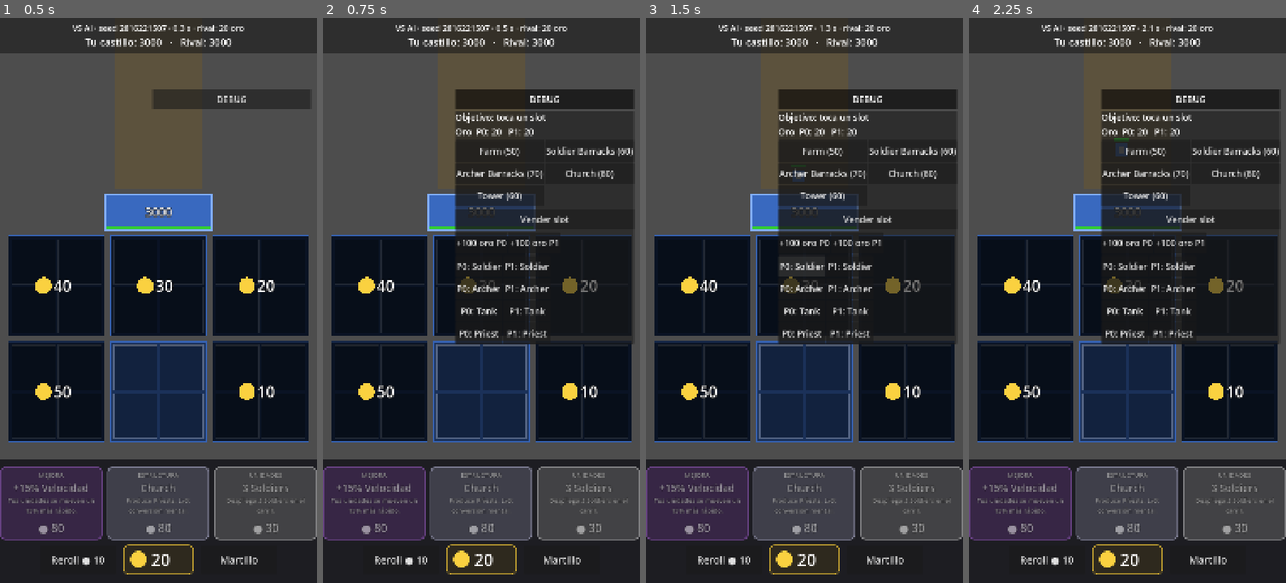
Above: before the commit, frames 1-4 (left to right).
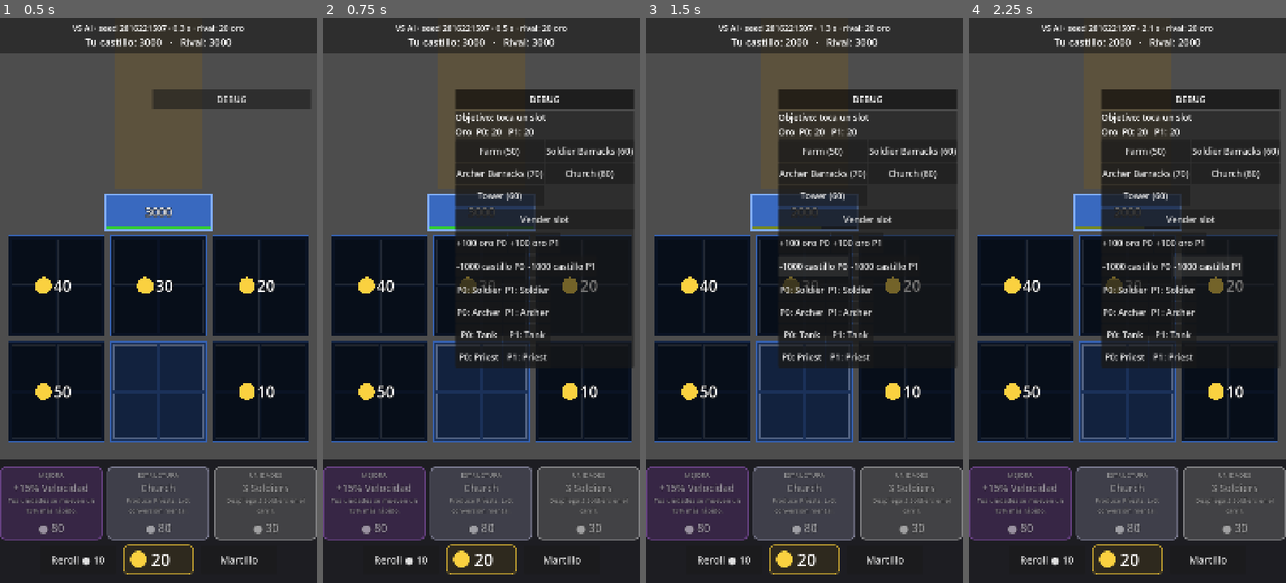
Above: after the commit, the same moments.

Repository: Edwardvee/IWTCN
Game: Godot game, scene res://scenes/Main.tscn
Two runs of this game, one before a commit and one after it. Both use one fixed random seed, a clock stepped at 60 frames per second and the inputs below.
Inputs (mouse positions are in pixels of both pictures, inside the frame that each line leads up to):
- Up to frame 1 (0.5 s): no input
- Up to frame 2 (0.75 s): click "DEBUG" at 0.5 s
- Up to frame 3 (1.5 s): click (814, 266) at 1.25 s, where only the run after the commit has a clickable "-1000 castillo P0"
- Up to frame 4 (2.25 s): click (1206, 266) at 2 s, where only the run after the commit has a clickable "-1000 castillo P1"

Frame 1 is identical in both runs. In frame 2, 2.2% of the frame differs, in the area x 42-98%, y 43-62%; in frame 3, 2.4%; in frame 4, 2.5%, in the area x 33-98%, y 3-62%.

Commit message:
Fase 12: Terminada
Victoria/derrota/empate por castillo destruido, congelado de partida, pantalla final y reinicio.

Co-Authored-By: Claude Opus 5.5 <noreply@anthropic.com>

Diff:
--- a/autoload/GameManager.gd
+++ b/autoload/GameManager.gd
@@ -43,6 +43,7 @@
 	if match_phase != MatchTypes.MatchPhase.RUNNING:
 		return
 	match_phase = MatchTypes.MatchPhase.ENDED
+	match_state.winner_player_id = winner_player_id
 	set_physics_process(false)
 	EventBus.partida_terminada.emit(winner_player_id)
 
--- a/scenes/Main.tscn
+++ b/scenes/Main.tscn
@@ -14,6 +14,7 @@
 [ext_resource type="Script" path="res://ui/ShopPanel.gd" id="12_shop"]
 [ext_resource type="Script" path="res://systems/draft/DraftManager.gd" id="13_draft"]
 [ext_resource type="Script" path="res://ui/BuffListLabel.gd" id="14_buffs"]
+[ext_resource type="Script" path="res://ui/GameOverPanel.gd" id="15_game_over"]
 
 [sub_resource type="StyleBoxFlat" id="StyleBoxFlat_bar"]
 bg_color = Color(0.1, 0.1, 0.12, 0.92)
@@ -263,3 +264,12 @@
 size_flags_vertical = 4
 theme_override_font_sizes/font_size = 34
 text = "Martillo"
+
+[node name="GameOverPanel" type="PanelContainer" parent="UI/HUD"]
+layout_mode = 1
+anchors_preset = 15
+anchor_right = 1.0
+anchor_bottom = 1.0
+grow_horizontal = 2
+grow_vertical = 2
+script = ExtResource("15_game_over")
--- a/systems/combat/LaneManager.gd
+++ b/systems/combat/LaneManager.gd
@@ -104,6 +104,7 @@
 	_resolve_conversions()
 	_process_deaths()
 	_update_dying(delta)
+	_check_castles()
 
 
 # --- Aparición -------------------------------------------------------------
@@ -206,6 +207,19 @@
 	_pending_hits.append(PendingHit.new(attacker.unit_id, 0, amount, castle_owner))
 
 
+## Condición de victoria: destruir el castillo rival. Si ambos caen en el
+## mismo tick, empate. La decide la autoridad y la comunica GameManager.
+func _check_castles() -> void:
+	var destroyed: Array[int] = []
+	for player_id: int in MatchTypes.PLAYER_COUNT:
+		if not is_castle_alive(player_id):
+			destroyed.append(player_id)
+	if destroyed.size() == MatchTypes.PLAYER_COUNT:
+		GameManager.end_match(MatchTypes.NO_PLAYER)
+	elif destroyed.size() == 1:
+		GameManager.end_match(MatchTypes.opponent_of(destroyed[0]))
+
+
 ## Aplica daño al castillo (sin bajar de 0). Devuelve el daño aplicado.
 func damage_castle(castle_owner: int, amount: float) -> float:
 	var player_state: PlayerState = GameManager.get_player_state(castle_owner)
--- /dev/null
+++ b/systems/commands/DebugDamageCastleCommand.gd
@@ -0,0 +1,29 @@
+class_name DebugDamageCastleCommand
+extends GameCommand
+## Solo panel debug: daña el castillo de `player_id` para probar victoria/derrota.
+## La comprobación de fin de partida ocurre en el siguiente tick del carril.
+
+var amount: float = 0.0
+
+
+func _init(p_player_id: int, p_amount: float) -> void:
+	player_id = p_player_id
+	amount = p_amount
+	source = GameCommand.Source.DEBUG
+
+
+func get_type() -> StringName:
+	return &"debug_damage_castle"
+
+
+func validate(processor: CommandProcessor) -> String:
+	if source != GameCommand.Source.DEBUG:
+		return "Comando exclusivo de debug"
+	if processor.get_lane() == null:
+		return "Carril no encontrado"
+	return "" if amount > 0.0 else "Cantidad inválida"
+
+
+func apply(processor: CommandProcessor) -> bool:
+	processor.get_lane().damage_castle(player_id, amount)
+	return true
--- a/systems/match/MatchState.gd
+++ b/systems/match/MatchState.gd
@@ -12,6 +12,8 @@
 var next_entity_id: int = 1
 ## Única fuente de azar de la partida (tienda, combate, IA).
 var random: MatchRandom
+## Ganador al terminar (MatchTypes.NO_PLAYER = empate o partida en curso).
+var winner_player_id: int = MatchTypes.NO_PLAYER
 
 
 func _init(p_match_id: int, p_match_seed: int, player_count: int, rules: GameRules) -> void:
@@ -43,6 +45,7 @@
 		"match_seed": match_seed,
 		"match_time": match_time,
 		"next_entity_id": next_entity_id,
+		"winner_player_id": winner_player_id,
 		"random": random.to_dict(),
 		"players": player_dicts,
 	}
--- a/tests/TestRunner.gd
+++ b/tests/TestRunner.gd
@@ -14,6 +14,7 @@
 	"res://tests/suites/TestShop.gd",
 	"res://tests/suites/TestBuffs.gd",
 	"res://tests/suites/TestConversion.gd",
+	"res://tests/suites/TestWinLoss.gd",
 ]
 
 
--- a/tests/suites/TestLane.gd
+++ b/tests/suites/TestLane.gd
@@ -86,13 +86,12 @@
 	assert_eq(fmod(3000.0 - _castle_hp(1), 42.0), 0.0, "daño en múltiplos de 42")
 
 
-func test_castle_never_below_zero_and_stops_being_target() -> void:
+func test_castle_never_below_zero() -> void:
 	lane.damage_castle(1, 2990.0)
-	var ally: UnitBase = _spawn(soldier, 0, 920.0)
+	_spawn(soldier, 0, 920.0)
 	_run(3.0)
 	assert_eq(_castle_hp(1), 0.0, "vida mínima 0")
 	assert_false(lane.is_castle_alive(1), "castillo destruido")
-	assert_eq(ally.get_state_name(), UnitBase.STATE_ADVANCE, "sin objetivo tras destruirlo")
 	assert_eq(lane.damage_castle(1, 50.0), 0.0, "un castillo destruido no recibe más daño")
 
 
--- /dev/null
+++ b/tests/suites/TestWinLoss.gd
@@ -0,0 +1,96 @@
+extends TestSuite
+## Fase 12: castillo destruido = fin de partida (victoria / derrota / empate).
+
+const STEP: float = 1.0 / 60.0
+
+var processor: CommandProcessor = null
+var lane: LaneManager = null
+var soldier: UnitData = null
+var results: Array[int] = []
+
+
+func before_each() -> void:
+	if processor == null:
+		processor = CommandProcessor.new()
+		lane = LaneManager.new()
+		get_root().add_child(processor)
+		get_root().add_child(lane)
+		processor.register_lane(lane)
+		soldier = GameManager.database.get_unit(&"soldier")
+		EventBus.partida_terminada.connect(_on_partida_terminada)
+	GameManager.register_command_processor(processor)
+	GameManager.start_match(MatchTypes.GameMode.VS_AI, 1212)
+	results.clear()
+
+
+func after_all() -> void:
+	EventBus.partida_terminada.disconnect(_on_partida_terminada)
+	GameManager.register_command_processor(null)
+	lane.clear_units()
+	processor.queue_free()
+	lane.queue_free()
+
+
+func _on_partida_terminada(ganador_player_id: int) -> void:
+	results.append(ganador_player_id)
+
+
+func _run(seconds: float) -> void:
+	for _step: int in roundi(seconds / STEP):
+		lane.simulate_step(STEP)
+
+
+func test_destroying_enemy_castle_is_victory() -> void:
+	lane.damage_castle(1, 2960.0)
+	lane.spawn_unit(soldier, 0, Vector2(540.0, 960.0))
+	_run(3.0)
+	assert_false(GameManager.is_match_running(), "partida terminada")
+	assert_eq(GameManager.match_state.winner_player_id, 0, "gana el player 0")
+	assert_eq(results, [0] as Array[int], "partida_terminada(0) una sola vez")
+
+
+func test_losing_own_castle_is_defeat() -> void:
+	lane.damage_castle(0, 2960.0)
+	lane.spawn_unit(soldier, 1, Vector2(540.0, 2240.0))
+	_run(3.0)
+	assert_eq(GameManager.match_state.winner_player_id, 1, "gana el rival")
+	assert_eq(results, [1] as Array[int], "derrota del player 0")
+
+
+func test_both_castles_same_tick_is_draw() -> void:
+	lane.damage_castle(0, 3000.0)
+	lane.damage_castle(1, 3000.0)
+	lane.simulate_step(STEP)
+	assert_eq(results, [MatchTypes.NO_PLAYER] as Array[int], "empate")
+
+
+func test_debug_command_destroys_castle() -> void:
+	for _i: int in 3:
+		GameManager.submit_command(DebugDamageCastleCommand.new(1, 1000.0))
+	lane.simulate_step(STEP)
+	assert_eq(results, [0] as Array[int], "3 × 1000 → victoria")
+
+
+func test_everything_freezes_after_end() -> void:
+	var ally: UnitBase = lane.spawn_unit(soldier, 0, Vector2(540.0, 2000.0))
+	lane.damage_castle(1, 3000.0)
+	lane.simulate_step(STEP)
+	var y_at_end: float = ally.global_position.y
+	var gold_at_end: int = EconomyManager.get_gold(0)
+	_run(5.0)
+	EconomyManager.simulate_step(5.0)
+	assert_eq(ally.global_position.y, y_at_end, "las unidades no se mueven")
+	assert_eq(EconomyManager.get_gold(0), gold_at_end, "sin ingresos")
+	assert_false(GameManager.submit_command(DebugSpawnUnitCommand.new(0, &"soldier", 1)), "comandos rechazados")
+	GameManager.end_match(1)
+	assert_eq(results, [0] as Array[int], "el resultado no cambia después")
+
+
+func test_result_in_snapshot_and_restart() -> void:
+	lane.damage_castle(1, 3000.0)
+	lane.simulate_step(STEP)
+	assert_eq(GameManager.match_state.to_dict()["winner_player_id"], 0, "ganador en el snapshot")
+	GameManager.start_match(MatchTypes.GameMode.VS_AI, 1213)
+	assert_true(GameManager.is_match_running(), "nueva partida en curso")
+	assert_eq(GameManager.match_state.winner_player_id, MatchTypes.NO_PLAYER, "sin ganador")
+	assert_true(lane.is_castle_alive(1), "castillos restaurados")
--- a/ui/DebugPanel.gd
+++ b/ui/DebugPanel.gd
@@ -4,6 +4,7 @@
 ## grids. Solo existe en builds de depuración.
 
 const GOLD_GRANT: int = 100
+const CASTLE_DAMAGE: int = 1000
 const FONT_SIZE: int = 30
 
 var _target_player_id: int = MatchTypes.NO_PLAYER
@@ -63,6 +64,13 @@
 		gold_button.pressed.connect(_on_add_gold_pressed.bind(player_id))
 		gold_row.add_child(gold_button)
 
+	var castle_row: HBoxContainer = HBoxContainer.new()
+	content.add_child(castle_row)
+	for player_id: int in MatchTypes.PLAYER_COUNT:
+		var castle_button: Button = _make_button("-%d castillo P%d" % [CASTLE_DAMAGE, player_id])
+		castle_button.pressed.connect(_on_damage_castle_pressed.bind(player_id))
+		castle_row.add_child(castle_button)
+
 	var spawn_grid: GridContainer = GridContainer.new()
 	spawn_grid.columns = 2
 	content.add_child(spawn_grid)
@@ -111,6 +119,10 @@
 	GameManager.submit_command(DebugAddGoldCommand.new(player_id, GOLD_GRANT))
 
 
+func _on_damage_castle_pressed(player_id: int) -> void:
+	GameManager.submit_command(DebugDamageCastleCommand.new(player_id, float(CASTLE_DAMAGE)))
+
+
 func _on_spawn_pressed(player_id: int, unit_id: StringName) -> void:
 	GameManager.submit_command(DebugSpawnUnitCommand.new(player_id, unit_id, 1))
 
--- /dev/null
+++ b/ui/GameOverPanel.gd
@@ -0,0 +1,65 @@
+extends PanelContainer
+## Pantalla de fin de partida: VICTORIA / DERROTA / EMPATE desde el punto de
+## vista del jugador local. Bloquea el input del juego y permite reiniciar.
+
+
+var _title: Label = null
+var _subtitle: Label = null
+
+
+func _ready() -> void:
+	visible = false
+	mouse_filter = Control.MOUSE_FILTER_STOP
+	var style: StyleBoxFlat = StyleBoxFlat.new()
+	style.bg_color = Color(0.0, 0.0, 0.0, 0.75)
+	add_theme_stylebox_override("panel", style)
+	var layout: VBoxContainer = VBoxContainer.new()
+	layout.alignment = BoxContainer.ALIGNMENT_CENTER
+	layout.add_theme_constant_override("separation", 40)
+	add_child(layout)
+	_title = _make_label(110, layout)
+	_subtitle = _make_label(40, layout)
+	var restart: Button = Button.new()
+	restart.text = "Jugar de nuevo"
+	restart.custom_minimum_size = Vector2(520.0, 130.0)
+	restart.size_flags_horizontal = Control.SIZE_SHRINK_CENTER
+	restart.add_theme_font_size_override("font_size", 48)
+	restart.pressed.connect(_on_restart_pressed)
+	layout.add_child(restart)
+	EventBus.partida_terminada.connect(_on_partida_terminada)
+	EventBus.partida_iniciada.connect(_on_partida_iniciada)
+
+
+func _make_label(font_size: int, parent: Control) -> Label:
+	var label: Label = Label.new()
+	label.horizontal_alignment = HORIZONTAL_ALIGNMENT_CENTER
+	label.add_theme_font_size_override("font_size", font_size)
+	label.add_theme_constant_override("outline_size", 12)
+	label.add_theme_color_override("font_outline_color", Color.BLACK)
+	parent.add_child(label)
+	return label
+
+
+func _on_partida_terminada(ganador_player_id: int) -> void:
+	if ganador_player_id == MatchTypes.NO_PLAYER:
+		_title.text = "EMPATE"
+		_title.add_theme_color_override("font_color", Color(0.9, 0.9, 0.9))
+		_subtitle.text = "Ambos castillos han caído"
+	elif ganador_player_id == GameManager.local_player_id:
+		_title.text = "¡VICTORIA!"
+		_title.add_theme_color_override("font_color", Color(1.0, 0.85, 0.2))
+		_subtitle.text = "Has destruido el castillo enemigo"
+	else:
+		_title.text = "DERROTA"
+		_title.add_theme_color_override("font_color", Color(1.0, 0.35, 0.3))
+		_subtitle.text = "Tu castillo ha caído"
+	visible = true
+
+
+func _on_partida_iniciada(_modo: int, _semilla: int) -> void:
+	visible = false
+
+
+## Reinicio limpio: se recarga la escena y Main arranca una partida nueva.
+func _on_restart_pressed() -> void:
+	get_tree().reload_current_scene()
Not shown, added: systems/commands/DebugDamageCastleCommand.gd.uid
Not shown, added: tests/suites/TestWinLoss.gd.uid
Not shown, added: ui/GameOverPanel.gd.uid
